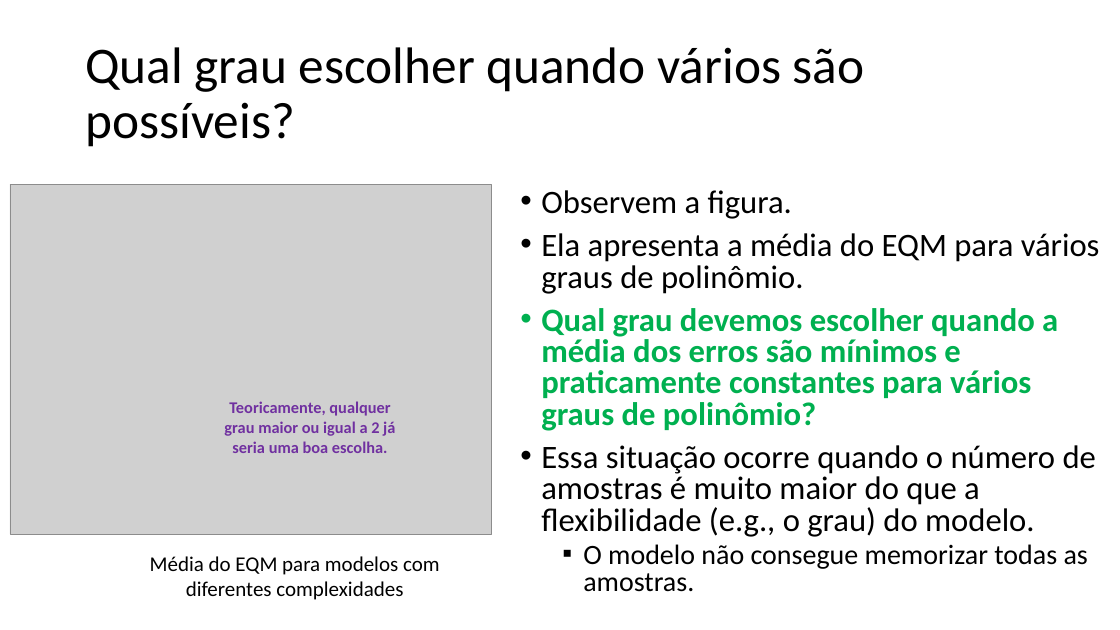
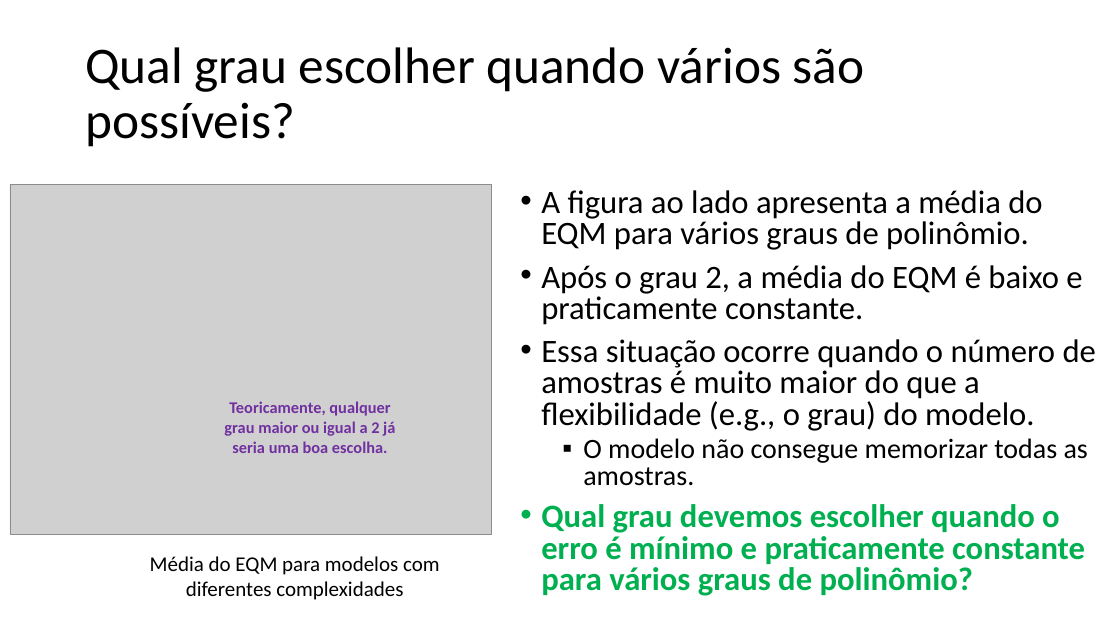
Before and after one commit to zz4fap/c24_inteligencia_artificial, a slide deck: slide 78 of slides/C24_Regressão.pptx. Drawn at 1120x630 pixels with LibreOffice and Linux fonts; fonts in the diff are those of the drawing; grey boxes stand for pictures. Boxes give left, top, right and bottom in pixels: in the first picture for what was removed or moved away, otherwise in the second. Text is boxed around its words. In the diff, an @@ line names an element or a change of style, - is before the commit and + after.

```diff
--- a/slides/C24_Regressão.pptx
+++ b/slides/C24_Regressão.pptx
@@ text at (541, 190, 1082, 325): text changed; text colour #00B050 to #000000; bold off @@
-• Observem a figura.
-• Ela apresenta a média do EQM para vários graus de polinômio.
-• Qual grau devemos escolher quando a média dos erros são mínimos e praticamente constantes para vários graus de polinômio?
+• A figura ao lado apresenta a média do EQM para vários graus de polinômio.
+• Após o grau 2, a média do EQM é baixo e praticamente constante.
@@ text at (541, 504, 1085, 596): paragraph added @@
+• Qual grau devemos escolher quando o erro é mínimo e praticamente constante para vários graus de polinômio?
```
Also in this commit, not shown: 20 other slides changed, 2 other files.
